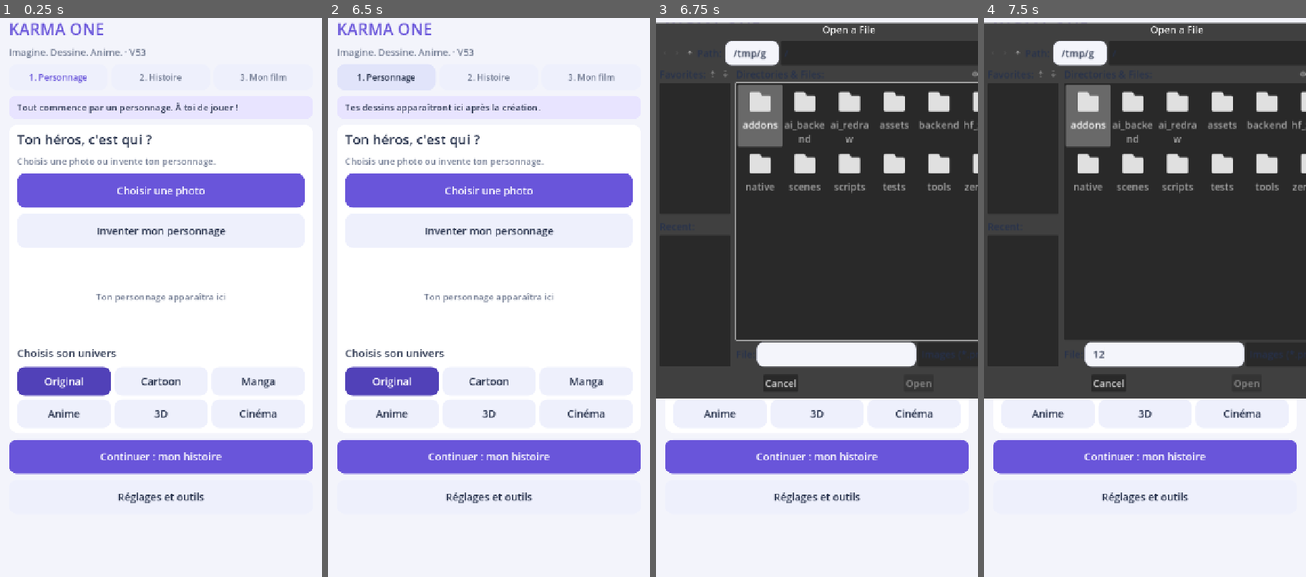
Above: before the commit, frames 1-4 (left to right).
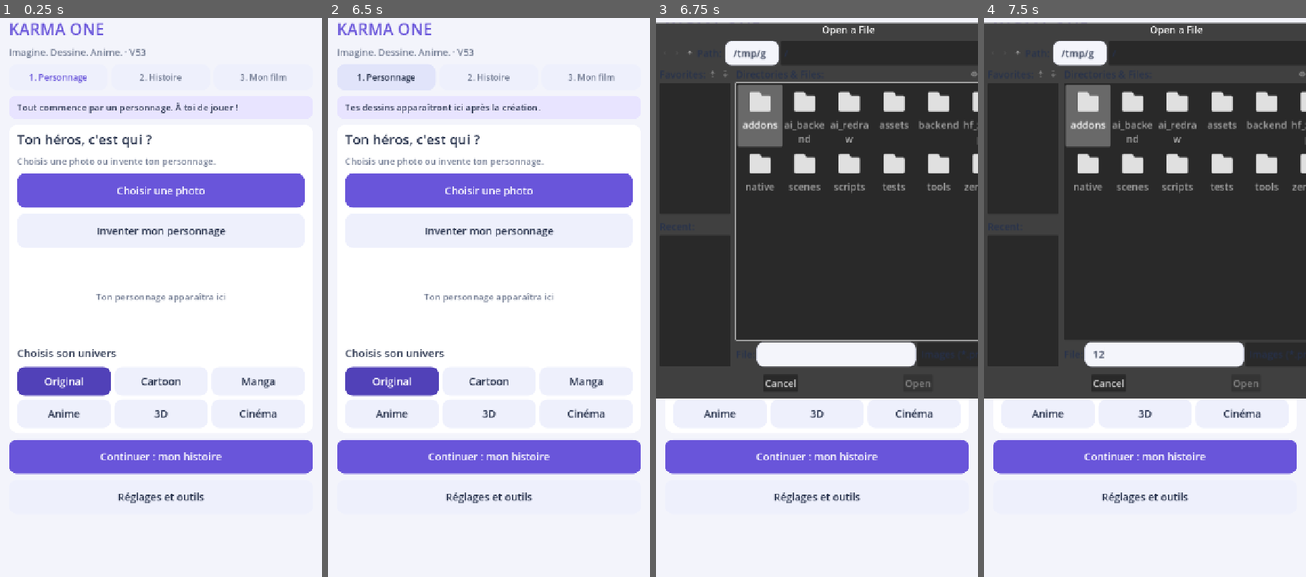
Above: after the commit, the same moments.

Repository: ericjamesempere-stack/MobileI2V-Xiaomi-
Game: Godot game, scene res://scenes/main.tscn
Same seed, same stepped clock (60 frames per second), same inputs: the game is played once before the commit and once after it.
Inputs (mouse positions are in pixels of both pictures, inside the frame that each line leads up to):
- Up to frame 1 (0.25 s): no input
- Up to frame 2 (6.5 s): click "1. Personnage" at 0.5 s; click "2. Histoire" at 1.25 s; click (489, 230) at 2.02 s; type "Alex" at 2.1 s; click "3. Mon film" at 2.75 s; click "Agrandir et vérifier les dess…" at 3.5 s; click "Voir défiler mes dessins" at 4.25 s; click "Partager ma vidéo" at 5 s; click "1. Personnage" at 5.75 s
- Up to frame 3 (6.75 s): click "Choisir une photo" at 6.5 s
- Up to frame 4 (7.5 s): click (1164, 353) at 7.27 s; type "12" at 7.35 s

Frames 1-2 are identical in both runs. In frame 3, 0.5% of the frame differs, in the area x 31-100%, y 1-67%; in frame 4, 0.5%.

Commit message:
V54: do not report MP4 success without verifying exported file

Diff:
--- a/scripts/karma_studio_session.gd
+++ b/scripts/karma_studio_session.gd
@@ -43,7 +43,18 @@
         save(folder_path)
 
 func record_video_result(output: String) -> void:
-    state["agents"]["video"] = "encoded_native" if not output.is_empty() else "failed"
-    state["video_output"] = output
+    # A returned path is not proof that an MP4 was encoded successfully.
+    var exists: bool = not output.is_empty() and FileAccess.file_exists(output)
+    var valid_mp4: bool = exists and output.to_lower().ends_with(".mp4")
+    var size_ok: bool = false
+    if valid_mp4:
+        var file := FileAccess.open(output, FileAccess.READ)
+        if file != null:
+            size_ok = file.get_length() > 1024
+            file.close()
+    state["agents"]["video"] = "encoded_native" if size_ok else "failed"
+    state["video_output"] = output if size_ok else ""
+    if not size_ok:
+        state["video_error"] = "MP4 missing, empty, or not confirmed on disk"
     if not folder_path.is_empty():
         save(folder_path)
